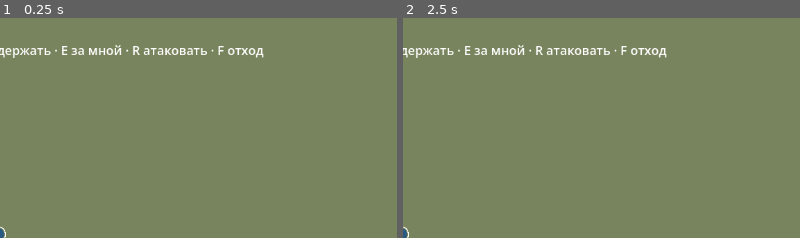
Above: before the commit, frames 1-2 (left to right).
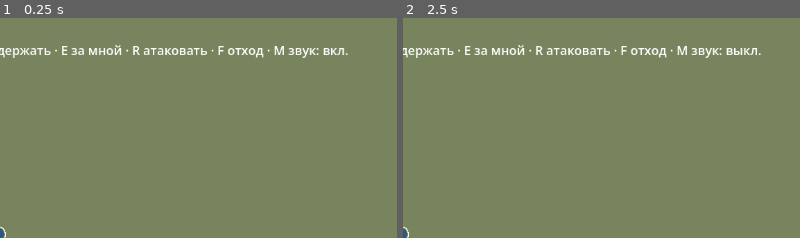
Above: after the commit, the same moments.

Repository: akglebak16/iron-standard
Game: Godot game, scene res://app/main.tscn
Two runs of this game, one before a commit and one after it. Both use one fixed random seed, a clock stepped at 60 frames per second and the inputs below.
Inputs (mouse positions are % of the whole screen's width and height, from its top left):
- Up to frame 1 (0.25 s): no input
- Up to frame 2 (2.5 s): tap Enter at 0.5 s; move the mouse to (72, 44) at 0.52 s; hold D 0.53-1.28 s; tap M at 0.6, 1.35, 2.3 s; click (72, 44) at 0.67 s; move the mouse to (30, 54) at 1.27 s; hold S 1.28-2.03 s; move the mouse to (60, 27) at 2.02 s; hold D from 2.03 s (still down); hold Shift from 2.03 s (still down)
The pictures show only the part of the screen within x 50-100%, y 0-50%; the shares and areas given below are measured in that part.

The runs differ from the first frame. In frame 1, 0.4% of the frame differs, in the area x 67-88%, y 12-19%; in frame 2, 0.4%, in the area x 67-91%, y 12-19%.

Commit message:
Перенести процедурные звуки боя

Diff:
--- a/godot/battle/combat_event.gd
+++ b/godot/battle/combat_event.gd
@@ -1,5 +1,5 @@
 extends RefCounted
 ## Shared codes for facts emitted by the simulation and read by presentation.
 
-enum Kind { HIT, BLOCK, CHARGE, DOWN, LAST_STAND }
+enum Kind { HIT, BLOCK, CHARGE, DOWN, LAST_STAND, SHOT, SWING }
 enum Attack { NONE, MELEE, PROJECTILE, CHARGE, COUNTER }
--- a/godot/battle/model/state.gd
+++ b/godot/battle/model/state.gd
@@ -18,6 +18,10 @@
 var morale_timer := 0.0
 var formation_timer := 0.0
 var _events: Array[Dictionary] = []
+
+func launch_projectile(shot: Dictionary) -> void:
+	projectiles.append(shot)
+	record_event(Event.Kind.SHOT, shot.source, null, Event.Attack.PROJECTILE)
 
 func record_event(kind: Event.Kind, target: Unit, source: Unit = null, attack: Event.Attack = Event.Attack.NONE, amount: int = 0) -> void:
 	_events.append({
--- /dev/null
+++ b/godot/battle/presentation/audio/combat_audio.gd
@@ -0,0 +1,67 @@
+extends Node
+const Event = preload("res://battle/combat_event.gd")
+const Bank = preload("res://battle/presentation/audio/sound_bank.gd")
+
+const MASTER_GAIN := 0.55
+const NEAR_GAIN := 1.15
+const ATTENUATION_DISTANCE := 900.0
+const MIN_DISTANCE_GAIN := 0.06
+const MAX_VOICES := 12
+var enabled := true:
+	set(value):
+		enabled = value
+		if not enabled:
+			for voice in _voices:
+				voice.stop()
+
+static var _bank: Dictionary = {}
+var _voices: Array[AudioStreamPlayer] = []
+var _last_played := {}
+var _clock := 0.0
+
+func _ready() -> void:
+	if _bank.is_empty():
+		_bank = Bank.build()
+	for i in MAX_VOICES:
+		var voice := AudioStreamPlayer.new()
+		add_child(voice)
+		_voices.append(voice)
+
+func advance(dt: float, events: Array[Dictionary], listener: Vector2) -> void:
+	_clock += dt
+	if not enabled:
+		return
+	for event in events:
+		var sound := sound_for(event)
+		if sound < 0:
+			continue
+		if _clock - float(_last_played.get(sound, -INF)) < Bank.MIN_INTERVALS[sound]:
+			continue
+		for voice in _voices:
+			if voice.playing:
+				continue
+			voice.stream = _bank[sound]
+			voice.volume_db = linear_to_db(MASTER_GAIN * distance_gain(event, listener))
+			voice.play()
+			_last_played[sound] = _clock
+			break
+
+static func sound_for(event: Dictionary) -> int:
+	match event.kind:
+		Event.Kind.SHOT: return Bank.Sound.BOW
+		Event.Kind.SWING: return Bank.Sound.SWING
+		Event.Kind.CHARGE: return Bank.Sound.CHARGE
+		Event.Kind.DOWN: return Bank.Sound.DOWN
+		Event.Kind.BLOCK: return Bank.Sound.THUNK if event.attack == Event.Attack.PROJECTILE else Bank.Sound.CLANG
+		Event.Kind.HIT:
+			if event.attack == Event.Attack.PROJECTILE:
+				return Bank.Sound.ARROW_HIT
+			if event.attack == Event.Attack.MELEE or event.attack == Event.Attack.COUNTER:
+				return Bank.Sound.HIT
+	return -1
+
+static func distance_gain(event: Dictionary, listener: Vector2) -> float:
+	if event.target_hero or event.kind == Event.Kind.SWING:
+		return 1.0
+	var position: Vector2 = event.position
+	return clampf(NEAR_GAIN - listener.distance_to(position) / ATTENUATION_DISTANCE, MIN_DISTANCE_GAIN, 1.0)
--- /dev/null
+++ b/godot/battle/presentation/audio/sound_bank.gd
@@ -0,0 +1,102 @@
+extends RefCounted
+## Short PCM effects synthesized from the tone and noise layers in src/04_audio.js.
+enum Sound { HIT, CLANG, SWING, BOW, ARROW_HIT, THUNK, DOWN, CHARGE }
+enum Wave { SINE, TRIANGLE, SQUARE, SAW }
+enum Filter { LOW, HIGH, BAND }
+
+const MIX_RATE := 22050
+const ATTACK_SECONDS := 0.006
+const ENVELOPE_FLOOR := 0.0001
+const PCM_MAX := 32767.0
+const NOISE_SEED := 4171
+const MIN_INTERVALS := [0.05, 0.06, 0.08, 0.05, 0.05, 0.06, 0.08, 0.1]
+
+static func build() -> Dictionary:
+	var rng := RandomNumberGenerator.new()
+	rng.seed = NOISE_SEED
+	return {
+		Sound.HIT: _render([_tone(130, 60, 0.12, Wave.SINE, 0.5)], [_noise(1400, 300, 0.09, Filter.LOW, 0.55)], rng),
+		Sound.CLANG: _render([_tone(2100, 2100, 0.2, Wave.TRIANGLE, 0.22), _tone(2900, 2900, 0.12, Wave.SQUARE, 0.05)], [_noise(3000, 3000, 0.05, Filter.HIGH, 0.25)], rng),
+		Sound.SWING: _render([], [_noise(500, 1800, 0.14, Filter.BAND, 0.25, 2.0)], rng),
+		Sound.BOW: _render([_tone(240, 120, 0.07, Wave.TRIANGLE, 0.1)], [_noise(2500, 900, 0.07, Filter.HIGH, 0.22)], rng),
+		Sound.ARROW_HIT: _render([_tone(220, 110, 0.08, Wave.SINE, 0.3)], [_noise(1800, 400, 0.05, Filter.LOW, 0.4)], rng),
+		Sound.THUNK: _render([_tone(160, 90, 0.07, Wave.SQUARE, 0.12)], [], rng),
+		Sound.DOWN: _render([_tone(170, 55, 0.3, Wave.SAW, 0.13)], [_noise(700, 150, 0.18, Filter.LOW, 0.25)], rng),
+		Sound.CHARGE: _render([_tone(80, 40, 0.2, Wave.SINE, 0.7)], [_noise(500, 120, 0.14, Filter.LOW, 0.5)], rng),
+	}
+
+static func _tone(start: float, finish: float, length: float, wave: Wave, volume: float) -> Dictionary:
+	return {"start": start, "finish": finish, "length": length, "wave": wave, "volume": volume}
+
+static func _noise(start: float, finish: float, length: float, filter: Filter, volume: float, resonance: float = 1.0) -> Dictionary:
+	return {"start": start, "finish": finish, "length": length, "filter": filter, "volume": volume, "resonance": resonance}
+
+static func _render(tones: Array, noises: Array, rng: RandomNumberGenerator) -> AudioStreamWAV:
+	var samples := PackedFloat32Array()
+	for layer in tones + noises:
+		var frames := ceili(float(layer.length) * MIX_RATE)
+		if frames > samples.size():
+			samples.resize(frames)
+		if layer.has("wave"):
+			_mix_tone(samples, layer, frames)
+		else:
+			_mix_noise(samples, layer, frames, rng)
+	var pcm := PackedByteArray()
+	pcm.resize(samples.size() * 2)
+	for i in samples.size():
+		pcm.encode_s16(i * 2, roundi(clampf(samples[i], -1.0, 1.0) * PCM_MAX))
+	var stream := AudioStreamWAV.new()
+	stream.format = AudioStreamWAV.FORMAT_16_BITS
+	stream.mix_rate = MIX_RATE
+	stream.data = pcm
+	return stream
+
+static func _mix_tone(samples: PackedFloat32Array, layer: Dictionary, frames: int) -> void:
+	var phase := 0.0
+	var attack := roundi(ATTACK_SECONDS * MIX_RATE)
+	for i in frames:
+		var progress := float(i) / frames
+		var frequency: float = layer.start * pow(layer.finish / layer.start, progress)
+		var envelope: float = layer.volume * float(i) / attack if i < attack else _decay(layer.volume, float(i - attack) / (frames - attack))
+		var value := sin(phase * TAU)
+		match layer.wave:
+			Wave.TRIANGLE: value = 1.0 - 4.0 * absf(phase - 0.5)
+			Wave.SQUARE: value = 1.0 if phase < 0.5 else -1.0
+			Wave.SAW: value = phase * 2.0 - 1.0
+		samples[i] += value * envelope
+		phase = fposmod(phase + frequency / MIX_RATE, 1.0)
+
+static func _mix_noise(samples: PackedFloat32Array, layer: Dictionary, frames: int, rng: RandomNumberGenerator) -> void:
+	# Biquad with a sweeping cutoff, matching the source's low, high and band pass layers.
+	var x1 := 0.0
+	var x2 := 0.0
+	var y1 := 0.0
+	var y2 := 0.0
+	for i in frames:
+		var progress := float(i) / frames
+		var frequency: float = layer.start * pow(layer.finish / layer.start, progress)
+		var angle := TAU * frequency / MIX_RATE
+		var cosine := cos(angle)
+		var alpha: float = sin(angle) / (2.0 * layer.resonance)
+		var b0 := (1.0 - cosine) * 0.5
+		var b1 := 2.0 * b0
+		var b2 := b0
+		match layer.filter:
+			Filter.HIGH:
+				b0 = (1.0 + cosine) * 0.5
+				b1 = -2.0 * b0
+				b2 = b0
+			Filter.BAND:
+				b0 = alpha
+				b1 = 0.0
+				b2 = -alpha
+		var input := rng.randf_range(-1.0, 1.0)
+		var value := (b0 * input + b1 * x1 + b2 * x2 + 2.0 * cosine * y1 - (1.0 - alpha) * y2) / (1.0 + alpha)
+		x2 = x1
+		x1 = input
+		y2 = y1
+		y1 = value
+		samples[i] += value * _decay(layer.volume, progress)
+
+static func _decay(volume: float, progress: float) -> float:
+	return volume * pow(ENVELOPE_FLOOR / volume, progress)
--- a/godot/battle/presentation/demo_config.gd
+++ b/godot/battle/presentation/demo_config.gd
@@ -11,6 +11,9 @@
 const VICTORY := "Победа"
 const DEFEAT := "Поражение"
 const IN_PROGRESS := "Бой"
+const SOUND_HINT := " · M звук: %s"
+const SOUND_ON := "вкл."
+const SOUND_OFF := "выкл."
 const HUD_TEXT := "%s  |  Свои: %d  Враги: %d  Силы: %d\nWASD ходить · Shift бег · ЛКМ удар · ПКМ блок · 1–4 группа · Q держать · E за мной · R атаковать · F отход"
 
 const HERO_RING_PADDING := 3.0
--- a/godot/battle/presentation/view.gd
+++ b/godot/battle/presentation/view.gd
@@ -6,6 +6,7 @@
 const HeroInput = preload("res://battle/application/hero_input.gd")
 const ProjectileView = preload("res://battle/presentation/projectile_view.gd")
 const CombatFeedback = preload("res://battle/presentation/combat_feedback.gd")
+const CombatAudio = preload("res://battle/presentation/audio/combat_audio.gd")
 
 signal battle_finished
 
@@ -15,6 +16,8 @@
 var _frame: Dictionary = {}
 var _selection := Config.ALL_GROUPS
 var _feedback := CombatFeedback.new()
+var _audio: CombatAudio
+var _result_summary := ""
 
 func configure(session: Session) -> void:
 	assert(not is_inside_tree(), "Configure battle before adding it to the tree")
@@ -24,7 +27,8 @@
 	return _session.snapshot() if _session != null else {}
 
 func show_result_summary(summary: String) -> void:
-	status.text += summary
+	_result_summary = summary
+	_update_status()
 
 func _ready() -> void:
 	if _session == null:
@@ -33,6 +37,8 @@
 		set_process_unhandled_input(false)
 		return
 	camera.zoom = Vector2.ONE * Demo.CAMERA_ZOOM
+	_audio = CombatAudio.new()
+	add_child(_audio)
 	_refresh()
 
 func _physics_process(dt: float) -> void:
@@ -51,8 +57,10 @@
 		input.swap = Input.is_key_pressed(KEY_X)
 		_session.set_hero_input(input)
 	_session.advance(dt)
-	_feedback.advance(dt, _session.take_events())
+	var events := _session.take_events()
+	_feedback.advance(dt, events)
 	_refresh()
+	_audio.advance(dt, events, camera.position)
 	if _frame.outcome in [Session.Outcome.VICTORY, Session.Outcome.DEFEAT]:
 		battle_finished.emit()
 
@@ -60,6 +68,9 @@
 	if _session == null or not event is InputEventKey or not event.pressed or event.echo:
 		return
 	match event.keycode:
+		KEY_M:
+			_audio.enabled = not _audio.enabled
+			_update_status()
 		KEY_1: _selection = Config.GROUP_INFANTRY
 		KEY_2: _selection = Config.GROUP_ARCHERS
 		KEY_3: _selection = Config.GROUP_CAVALRY
@@ -73,16 +84,21 @@
 	# One detached read per physics tick, reused by HUD and drawing.
 	_frame = _session.snapshot()
 	camera.position = _frame.camera_target
+	_update_status()
+	queue_redraw()
+
+func _update_status() -> void:
 	var label: String = Demo.IN_PROGRESS
 	match _frame.outcome:
 		Session.Outcome.HERO_DOWN: label = Demo.HERO_DOWN
 		Session.Outcome.VICTORY: label = Demo.VICTORY
 		Session.Outcome.DEFEAT: label = Demo.DEFEAT
 	status.text = Demo.HUD_TEXT % [label, _frame.counts[0], _frame.counts[1], int(_frame.stamina)]
+	status.text += Demo.SOUND_HINT % [Demo.SOUND_ON if _audio.enabled else Demo.SOUND_OFF]
 	var journal := _feedback.journal()
 	if not journal.is_empty():
 		status.text += "\n" + journal
-	queue_redraw()
+	status.text += _result_summary
 
 func _draw() -> void:
 	if _frame.is_empty():
--- a/godot/battle/rules/combat_step.gd
+++ b/godot/battle/rules/combat_step.gd
@@ -29,7 +29,7 @@
 		if unit.ai_mode == Config.AI_MODE_UNASSIGNED:
 			# Existing test-only units have no AI plan; preserve their old direct attack path.
 			if unit.attack_range > 0.0 and distance <= unit.attack_range and unit.velocity.length() < Config.SHOOT_MOVE_SPEED_LIMIT:
-				battle.projectiles.append(Combat.shoot(unit, target, rng))
+				battle.launch_projectile(Combat.shoot(unit, target, rng))
 				unit.attack_cooldown = unit.attack_interval
 			elif distance <= unit.collision_radius + target.collision_radius + unit.melee_reach:
 				Combat.strike(battle, unit, target, rng)
@@ -39,7 +39,7 @@
 			unit.ai_wind_target_index = target.battle_index
 			unit.attack_cooldown = unit.attack_interval * rng.randf_range(Config.AI_MELEE_COOLDOWN_MIN, Config.AI_MELEE_COOLDOWN_MAX)
 		elif _can_shoot(unit, distance):
-			battle.projectiles.append(Combat.shoot(unit, target, rng))
+			battle.launch_projectile(Combat.shoot(unit, target, rng))
 			unit.attack_cooldown = unit.attack_interval * rng.randf_range(Config.AI_SHOOT_COOLDOWN_MIN, Config.AI_SHOOT_COOLDOWN_MAX)
 	if unit.ai_mode != Config.AI_MODE_UNASSIGNED:
 		_advance_wind(battle, unit, dt, rng)
--- a/godot/battle/rules/hero_control.gd
+++ b/godot/battle/rules/hero_control.gd
@@ -5,6 +5,7 @@
 const Config = preload("res://battle/config.gd")
 const Combat = preload("res://battle/rules/combat.gd")
 const Charge = preload("res://battle/rules/charge.gd")
+const Event = preload("res://battle/combat_event.gd")
 
 ## Input keys: move (Vector2), face (float), sprint, block, attack (bool).
 static func step(battle: State, hero: Unit, input: Dictionary, dt: float, rng: RandomNumberGenerator) -> void:
@@ -37,6 +38,8 @@
 		hero.attack_windup = Config.HERO_RANGED_WINDUP if hero.attack_range > 0.0 else Config.HERO_ATTACK_WINDUP
 		hero.swing_timer = 0.0 if hero.attack_range > 0.0 else Config.HERO_SWING_SECONDS
 		hero.swing_facing = hero.facing
+		if hero.attack_range <= 0.0:
+			battle.record_event(Event.Kind.SWING, hero, null, Event.Attack.MELEE)
 	if hero.attack_windup >= 0.0:
 		hero.attack_windup -= dt
 		if hero.attack_windup < 0.0:
@@ -105,6 +108,6 @@
 			best = enemy
 			best_score = score
 	if best == null:
-		battle.projectiles.append(Combat.shoot_aim(hero, hero.swing_facing, hero.attack_range * Config.HERO_SHOT_MISS_DISTANCE_FRACTION, rng))
+		battle.launch_projectile(Combat.shoot_aim(hero, hero.swing_facing, hero.attack_range * Config.HERO_SHOT_MISS_DISTANCE_FRACTION, rng))
 	else:
-		battle.projectiles.append(Combat.shoot(hero, best, rng))
+		battle.launch_projectile(Combat.shoot(hero, best, rng))
--- /dev/null
+++ b/godot/battle/tests/presentation/test_combat_audio.gd
@@ -0,0 +1,27 @@
+extends SceneTree
+const Audio = preload("res://battle/presentation/audio/combat_audio.gd")
+const Bank = preload("res://battle/presentation/audio/sound_bank.gd")
+const Event = preload("res://battle/combat_event.gd")
+
+func _initialize() -> void:
+	var bank := Bank.build()
+	assert(bank.size() == Bank.Sound.size())
+	var distinct := {}
+	for stream: AudioStreamWAV in bank.values():
+		assert(stream.get_length() >= 0.07 and stream.get_length() <= 0.31)
+		var audible := false
+		for i in range(0, stream.data.size(), 2):
+			if absi(stream.data.decode_s16(i)) > 100:
+				audible = true
+				break
+		assert(audible)
+		distinct[hash(stream.data)] = true
+	assert(distinct.size() == bank.size())
+	var block := {"kind": Event.Kind.BLOCK, "attack": Event.Attack.PROJECTILE, "position": Vector2(450, 0), "target_hero": false}
+	assert(Audio.sound_for(block) == Bank.Sound.THUNK)
+	assert(is_equal_approx(Audio.distance_gain(block, Vector2.ZERO), 0.65))
+	block.attack = Event.Attack.MELEE
+	block.target_hero = true
+	assert(Audio.sound_for(block) == Bank.Sound.CLANG and Audio.distance_gain(block, Vector2.ZERO) == 1.0)
+	print("Combat audio tests passed")
+	quit(0)
--- a/godot/battle/tests/presentation/test_scene.gd
+++ b/godot/battle/tests/presentation/test_scene.gd
@@ -29,12 +29,18 @@
 	var session: Session = view._session
 	var target = session._state.units.filter(func(unit): return unit.side == 1)[0]
 	session._state.hurt(target, 1, session._hero)
-	session._state.projectiles.append(Combat.shoot(session._hero, target, session._rng))
+	session._state.launch_projectile(Combat.shoot(session._hero, target, session._rng))
 	var launch: Dictionary = view.get_battle_snapshot().shots[0]
 	assert(launch.progress == 0.0 and not launch.has("source"))
 	launch.origin = Vector2.INF
 	view._physics_process(TICK)
 	assert(view._feedback._labels.size() == 1)
+	assert(view._audio._last_played.size() == 1)
+	var mute := InputEventKey.new()
+	mute.keycode = KEY_M
+	mute.pressed = true
+	view._unhandled_input(mute)
+	assert(not view._audio.enabled and view.status.text.contains("звук: выкл."))
 	var flight: Dictionary = view.get_battle_snapshot().shots[0]
 	assert(flight.origin.is_finite() and flight.progress > 0.0 and flight.progress < 1.0)
 	await process_frame
--- a/godot/tests/architecture/test_boundaries.gd
+++ b/godot/tests/architecture/test_boundaries.gd
@@ -5,7 +5,8 @@
 	var scene_and_files := ["FileAccess", "Input.", "get_tree("]
 	var catalogs := ["res://troops/data/", "res://equipment/data/", "res://characters/data/"]
 	var adapters := ["res://battle/application/", "res://battle/presentation/", "res://battle/data/"]
-	_check_tree("res://battle/presentation", external_layers + ["res://battle/model/", "res://battle/rules/", "res://battle/data/", "res://troops/", "res://equipment/", "res://characters/", "FileAccess", "RandomNumberGenerator"])
+	# Presentation may create its own RNG for effects. Access to simulation internals stays forbidden.
+	_check_tree("res://battle/presentation", external_layers + ["res://battle/model/", "res://battle/rules/", "res://battle/data/", "res://troops/", "res://equipment/", "res://characters/", "FileAccess", "._rng", "._state"])
 	_check_tree("res://battle/model", external_layers + adapters + catalogs + scene_and_files + ["res://equipment/rules/"])
 	_check_tree("res://battle/rules", external_layers + adapters + catalogs + scene_and_files)
 	_check_tree("res://battle/application", external_layers + scene_and_files + ["res://battle/presentation/"])
Not shown, changed: CHANGELOG.md
Not shown, changed: godot/ARCHITECTURE.md
Not shown, changed: godot/MIGRATION_CHECKLIST.md
Not shown, changed: shareness/lessons.md
